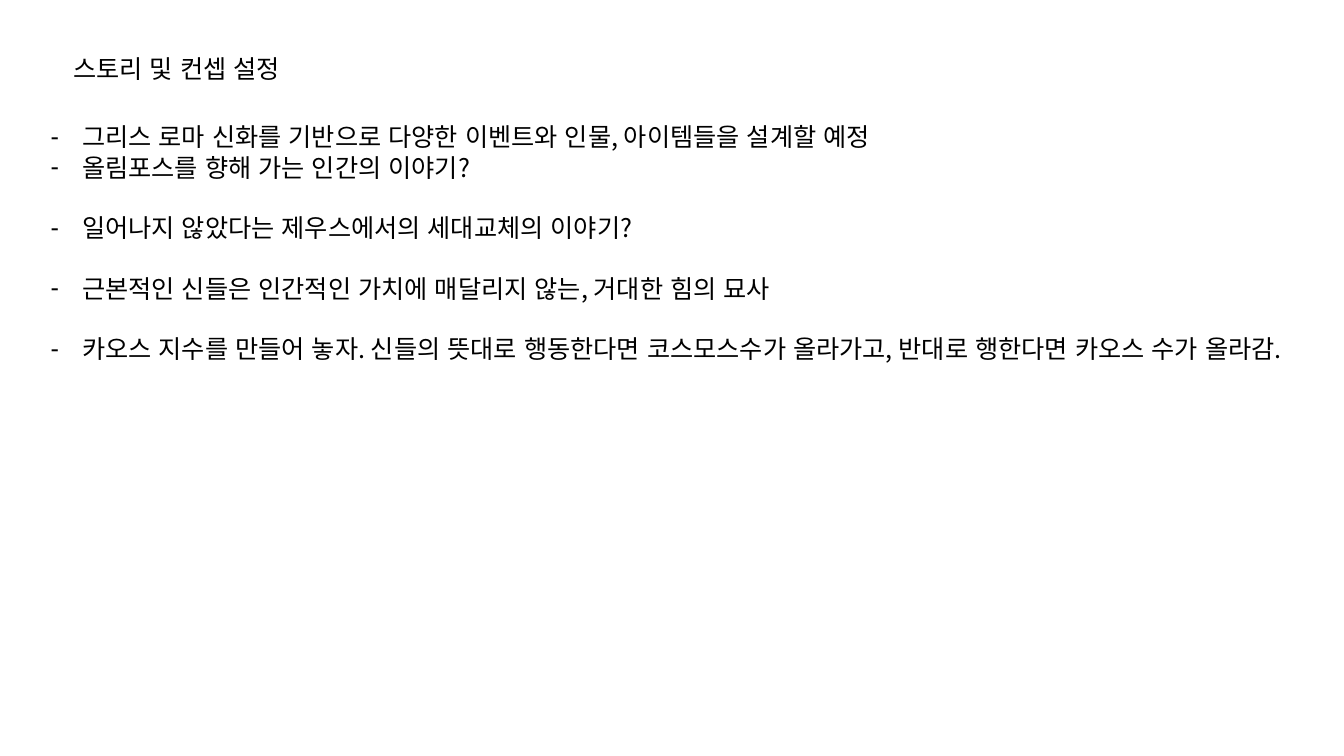
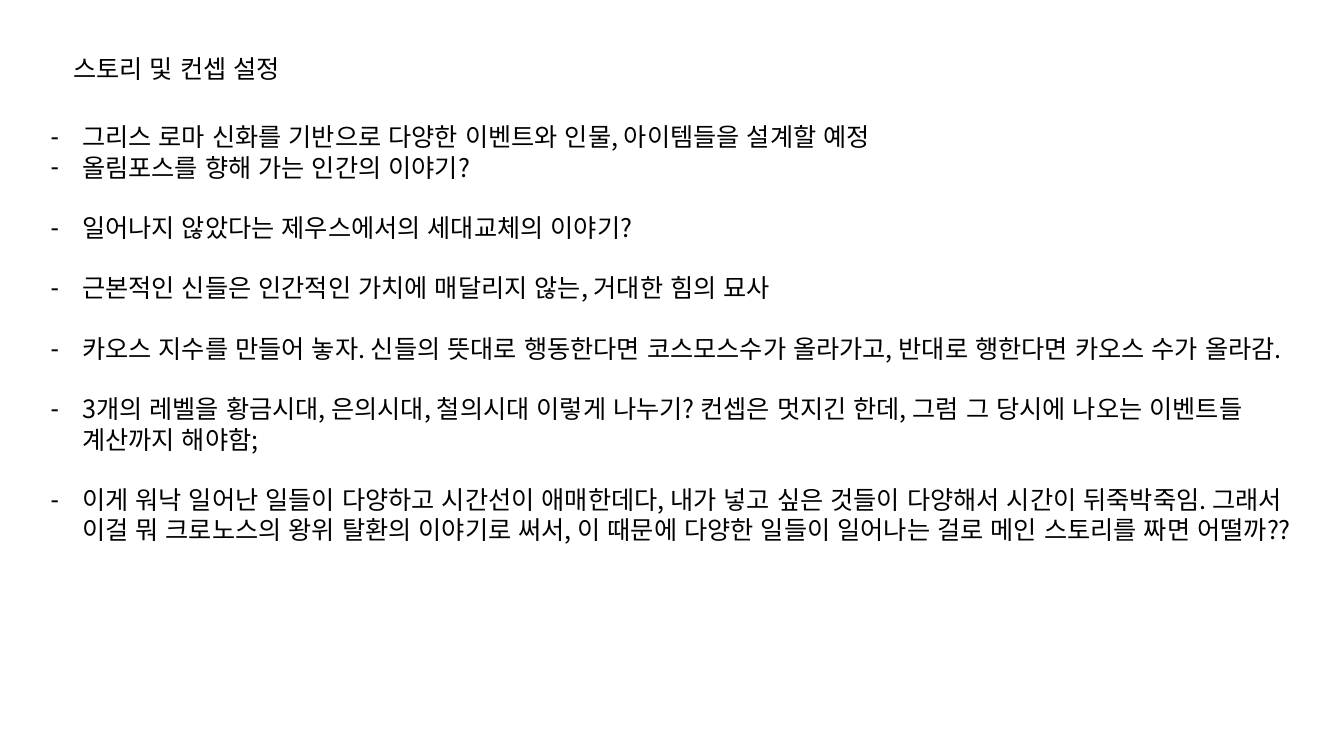
Before and after one commit to IdfKLeh/capstone, a slide deck: slide 12 of 기획.pptx. Drawn at 1344x756 pixels with LibreOffice and Linux fonts; fonts in the diff are those of the drawing. Boxes give left, top, right and bottom in pixels: in the first picture for what was removed or moved away, otherwise in the second. Text is boxed around its words. In the diff, an @@ line names an element or a change of style, - is before the commit and + after.

Commit message:
변신이야기 작성중
이벤트로 써야함..

```diff
--- a/기획.pptx
+++ b/기획.pptx
@@ text at (82,397,1290,544): paragraphs added @@
+– 3개의 레벨을 황금시대, 은의시대, 철의시대 이렇게 나누기? 컨셉은 멋지긴 한데, 그럼 그 당시에 나오는 이벤트들 계산까지 해야함;
+– 이게 워낙 일어난 일들이 다양하고 시간선이 애매한데다, 내가 넣고 싶은 것들이 다양해서 시간이 뒤죽박죽임. 그래서 이걸 뭐 크로노스의 왕위 탈환의 이야기로 써서, 이 때문에 다양한 일들이 일어나는 걸로 메인 스토리를 짜면 어떨까??
```
Also in this commit, not shown: 6 other files.
